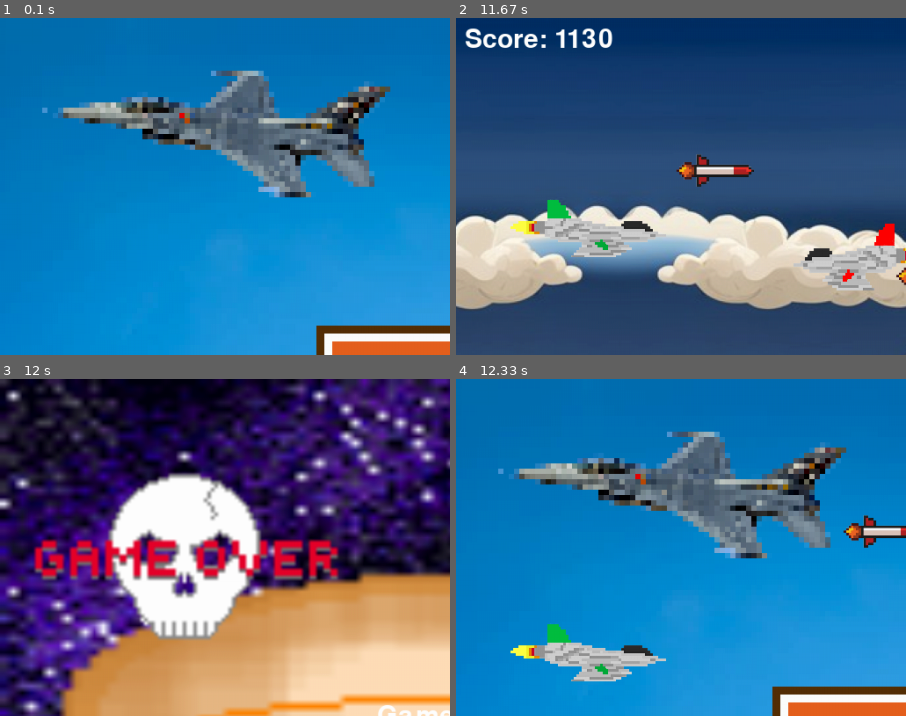
Above: before the commit, frames 1-4 (two rows, left to right).
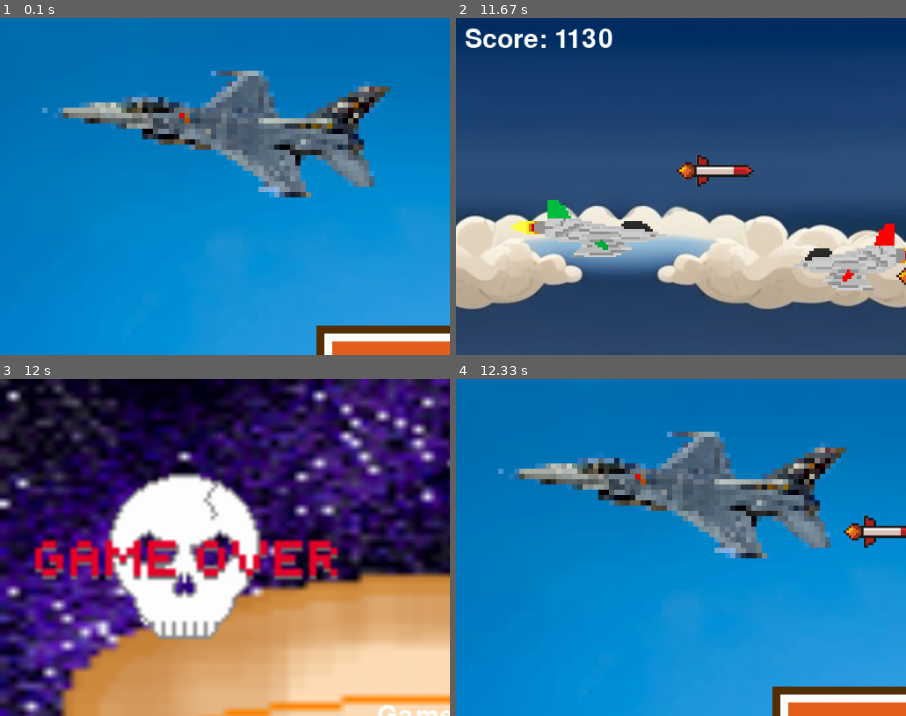
Above: after the commit, the same moments.

Repository: NezirNezirevic1054620/pygame_app
Game: pygame game, started from game.py
The game is run twice, just before and just after one commit, with the same random seed, the same clock (stepped at 60 frames per second) and the same inputs.
Inputs:
- Up to frame 1 (0.1 s): no input
- Up to frame 2 (11.67 s): tap P at 0.33 s; hold Up 0.67-1.13 s; hold Down 1.17-1.53 s; tap Space at 1.23, 1.63, 1.97, 2.3, 2.7, 3.1, 3.43, 3.77, 4.17, 4.57, 4.9, 5.23, 5.63, 6.03, 6.37, 6.7, 7.1, 7.5, 7.83, 8.17, 8.57, 8.97, 9.3, 9.63, 10.03, 10.43, 10.77, 11.1, 11.5 s; hold Up 1.57-1.87 s; hold Down 1.9-2.2 s; hold Up 2.23-2.6 s; hold Down 2.63-3 s; hold Up 3.03-3.33 s; hold Down 3.37-3.67 s; hold Up 3.7-4.07 s; hold Down 4.1-4.47 s; hold Up 4.5-4.8 s; hold Down 4.83-5.13 s; hold Up 5.17-5.53 s; hold Down 5.57-5.93 s; hold Up 5.97-6.27 s; hold Down 6.3-6.6 s; hold Up 6.63-7 s; hold Down 7.03-7.4 s; hold Up 7.43-7.73 s; hold Down 7.77-8.07 s; hold Up 8.1-8.47 s; hold Down 8.5-8.87 s; hold Up 8.9-9.2 s; hold Down 9.23-9.53 s; hold Up 9.57-9.93 s; hold Down 9.97-10.33 s; hold Up 10.37-10.67 s; hold Down 10.7-11 s; hold Up 11.03-11.4 s; hold Down from 11.43 s (still down)
- Up to frame 3 (12 s): release Down at 11.8 s
- Up to frame 4 (12.33 s): tap R at 12.17 s
The pictures show only the part of the screen within x 0-50%, y 0-50%; the shares and areas given below are measured in that part.

Frames 1-3 are identical in both runs. In frame 4, 2.5% of the frame differs, in the area x 12-47%, y 72-90%.

Commit message:
bug fix: player + rocket appeared on start screen

Diff:
--- a/screens/start_game_screen.py
+++ b/screens/start_game_screen.py
@@ -94,7 +94,8 @@
         canvas.blit(text, (470, 700))
         canvas.blit(score_counter, (10, 10))
         text = font.render(
-            f"{hours}:{minutes}:{seconds // 60}", True, (255, 255, 255), (0, 0, 0)
+            f"{hours}:{minutes}:{seconds // 60}", True, (255,
+                                                         255, 255), (0, 0, 0)
         )
 
         # Score
@@ -131,7 +132,9 @@
                     font=font,
                     text_color=text_color
                 )
-
+                bullets.empty()
+                enemies.clear()
+                player.remove(all_sprites)
         enemies = updated_enemies
 
         all_sprites.draw(canvas)
